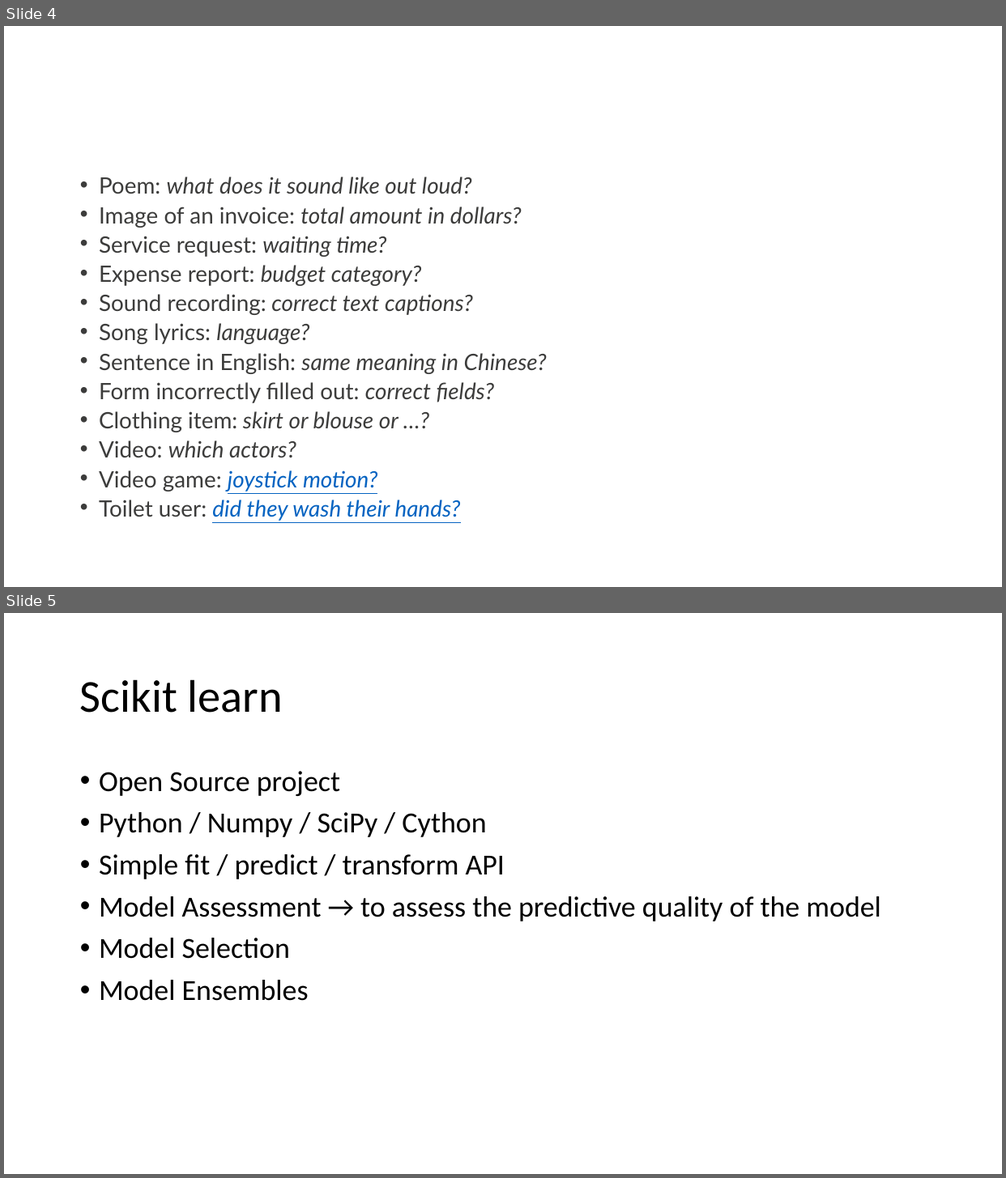
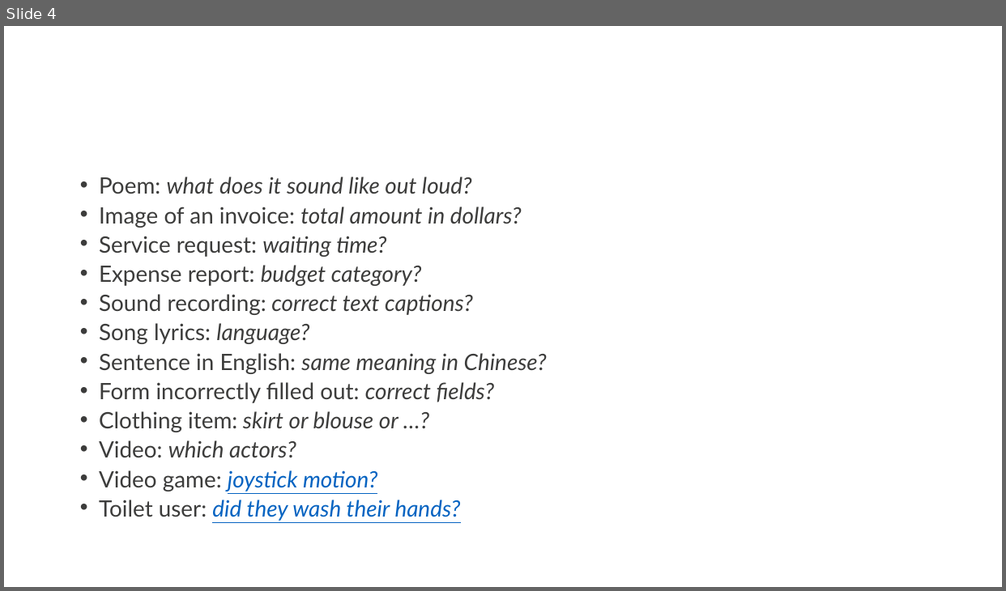
Before and after one commit to momcancode/Cuisine-Demystifier-NLP-ML-Project, a slide deck: planning/brainstorm.pptx. Shown one above the other, each under a label of ours: slides 4 and 5 before the commit, slide 4 after it. The pictures are 1006x1178 and 1006x591 pixels, drawn with LibreOffice and Linux fonts; fonts in the diff are those of the drawing. Boxes give left, top, right and bottom in pixels: in the first picture for what was removed or moved away, otherwise in the second. Text is boxed around its words. In the diff, an @@ line names an element or a change of style, - is before the commit and + after.

```diff
--- a/planning/brainstorm.pptx
+++ b/planning/brainstorm.pptx
@@ slide 5 removed at bbox=[4, 613, 1002, 1174], background #FFFFFF @@
@@ title removed at bbox=[80, 679, 283, 713] @@
-Scikit learn
@@ text removed at bbox=[99, 771, 881, 1001] @@
-• Open Source project
-• Python / Numpy / SciPy / Cython
-• Simple fit / predict / transform API
-• Model Assessment → to assess the predictive quality of the model
-• Model Selection
-• Model Ensembles
```
Also in this commit, not shown: 1 slide changed, 10 other files.
